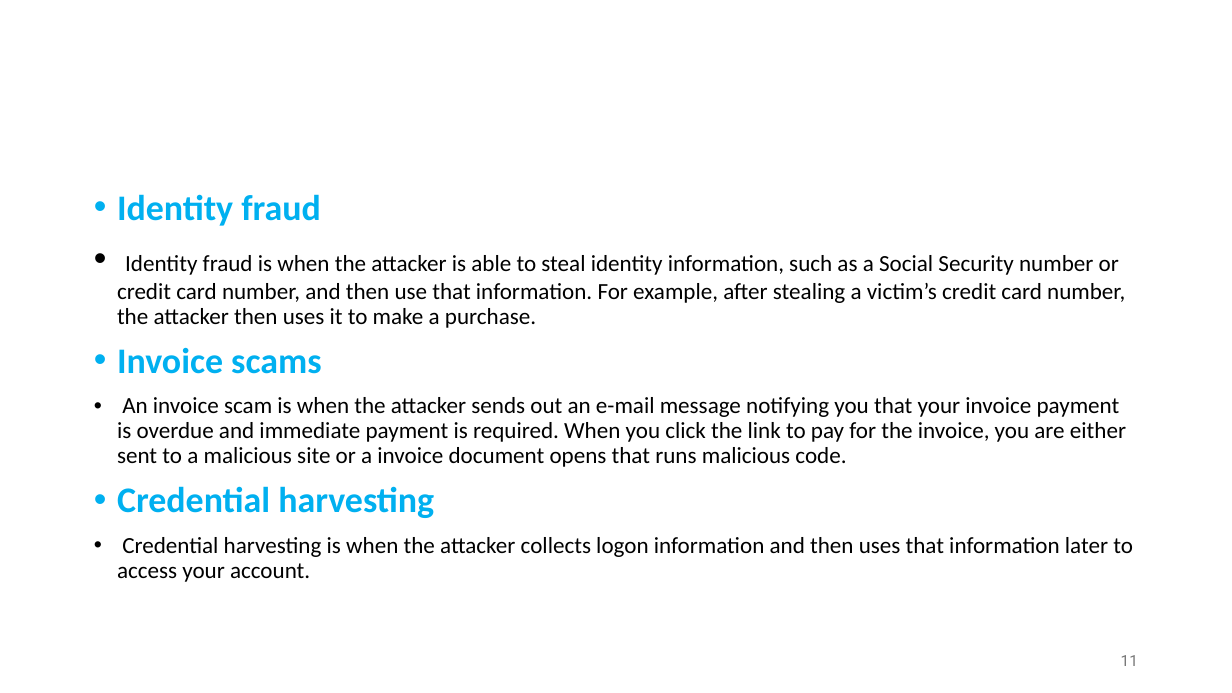
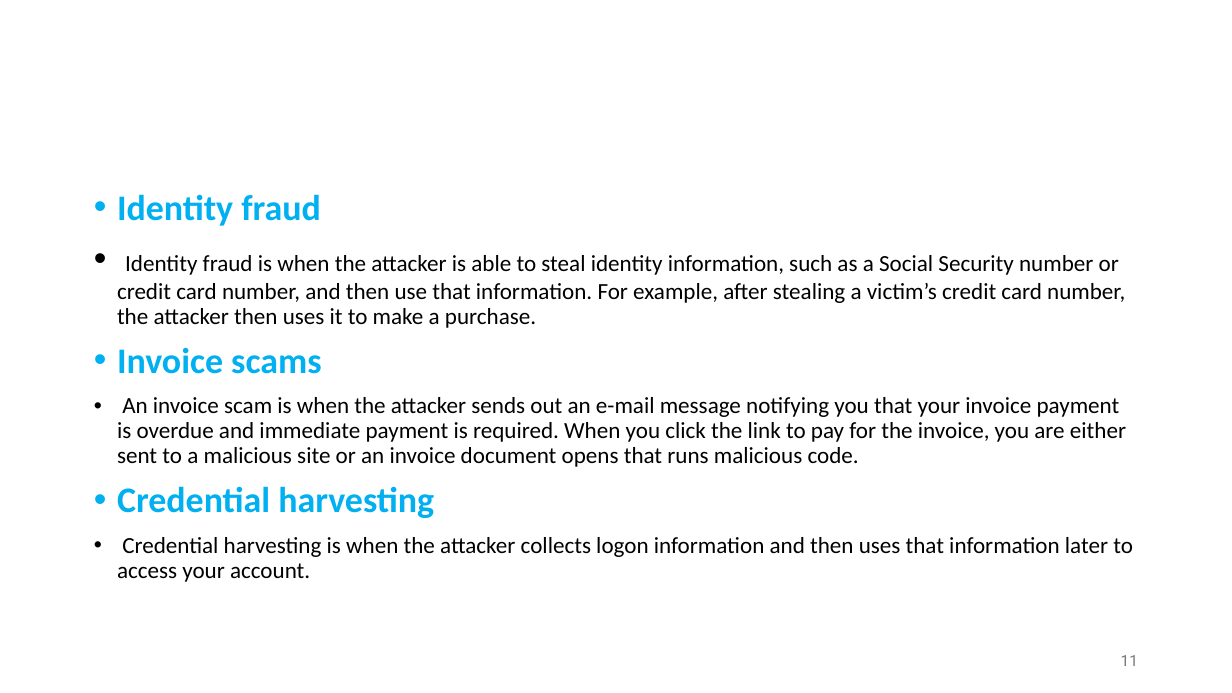
Before and after one commit to shakiliitju/M.Sc-in-ICT, a slide deck: slide 11 of Semester 2/Applied Cyber Security/Lecture/L4.pptx. Drawn at 1232x693 pixels with LibreOffice and Linux fonts; fonts in the diff are those of the drawing. Boxes give left, top, right and bottom in pixels: in the first picture for what was removed or moved away, otherwise in the second. Text is boxed around its words. In the diff, an @@ line names an element or a change of style, - is before the commit and + after.

```diff
--- a/Semester 2/Applied Cyber Security/Lecture/L4.pptx
+++ b/Semester 2/Applied Cyber Security/Lecture/L4.pptx
@@ text at (x1=117, y1=397, x2=1126, y2=467): text changed @@
-• An invoice scam is when the attacker sends out an e-mail message notifying you that your invoice payment is overdue and immediate payment is required. When you click the link to pay for the invoice, you are either sent to a malicious site or a invoice document opens that runs malicious code.
+• An invoice scam is when the attacker sends out an e-mail message notifying you that your invoice payment is overdue and immediate payment is required. When you click the link to pay for the invoice, you are either sent to a malicious site or an invoice document opens that runs malicious code.
```
Also in this commit, not shown: 5 other slides changed, 2 other files.
